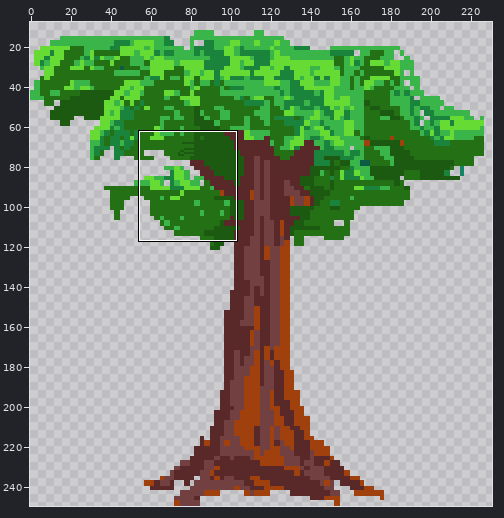
A sprite sheet gets an edit: sprites/spr_arvore1/f6946738-101f-4cab-99b6-7369f53740dd.png. Above, an overview of the earlier version with the close-up marked.
Close-up. As it was:
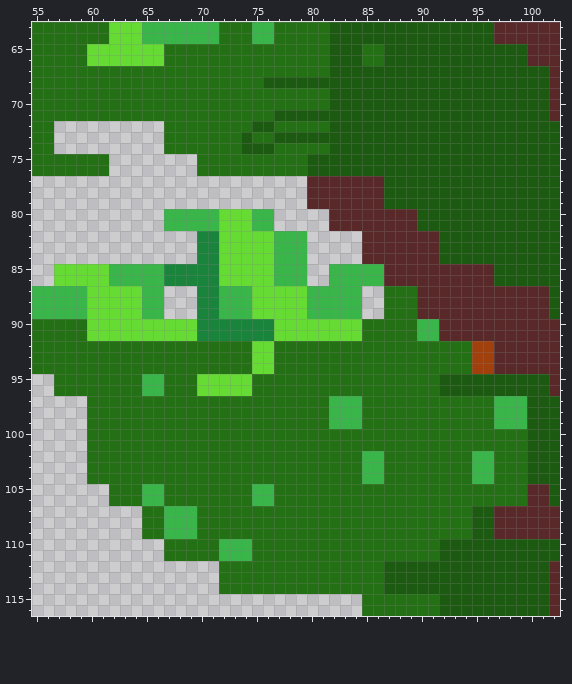
The file is 250x250 pixels. Shown: x 55..102, y 63..116. The wide view leaves out empty margins.
Now the later version:
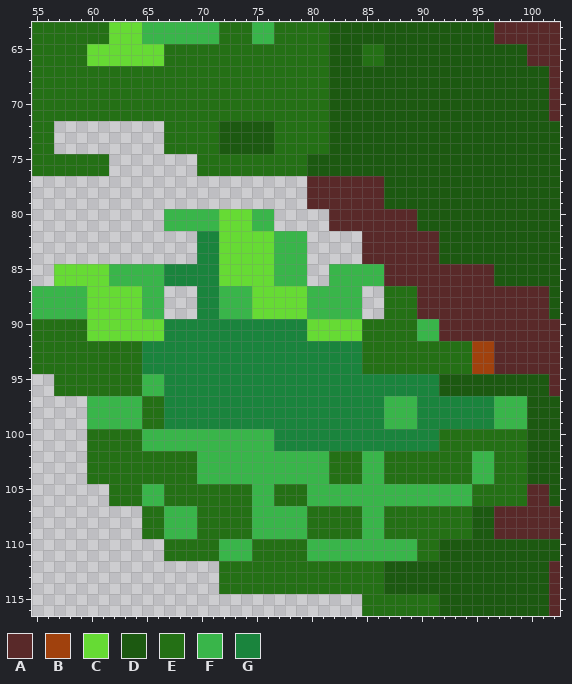
Palette (. is transparent): A #592929  B #a0410d  C #66db34  D #1c5911  E #247015  F #39b54a  G #1a843d
The exact change:
{"y":68,"x":76,"old":"DDDDDD","new":"EEEEEE"}
{"y":71,"x":77,"old":"DDDDD","new":"EEEEE"}
{"y":72,"x":72,"old":"EEE","new":"DDD"}
{"y":73,"x":72,"old":"EE","new":"DD"}
{"y":73,"x":75,"old":"EEDDDDD","new":"DDEEEEE"}
{"y":74,"x":72,"old":"EE","new":"DD"}
{"y":90,"x":67,"old":"CCC","new":"GGG"}
{"y":90,"x":77,"old":"CCC","new":"GGG"}
{"y":91,"x":67,"old":"CCC","new":"GGG"}
{"y":91,"x":77,"old":"CCC","new":"GGG"}
{"y":92,"x":65,"old":"EEEEEEEEEECCEEEEEEEE","new":"GGGGGGGGGGGGGGGGGGGG"}
{"y":93,"x":65,"old":"EEEEEEEEEECCEEEEEEEE","new":"GGGGGGGGGGGGGGGGGGGG"}
{"y":94,"x":65,"old":"EEEEEEEEEECCEEEEEEEE","new":"GGGGGGGGGGGGGGGGGGGG"}
{"y":95,"x":67,"old":"EEECCCCCEEEEEEEEEEEEEEEEE","new":"GGGGGGGGGGGGGGGGGGGGGGGGG"}
{"y":96,"x":67,"old":"EEECCCCCEEEEEEEEEEEEEEEEE","new":"GGGGGGGGGGGGGGGGGGGGGGGGG"}
{"y":97,"x":60,"old":"EEEEE","new":"FFFFF"}
{"y":97,"x":67,"old":"EEEEEEEEEEEEEEEFFFEEEEEEEEEEEE","new":"GGGGGGGGGGGGGGGGGGGGFFFGGGGGGG"}
{"y":98,"x":60,"old":"EEEEE","new":"FFFFF"}
{"y":98,"x":67,"old":"EEEEEEEEEEEEEEEFFFEEEEEEEEEEEE","new":"GGGGGGGGGGGGGGGGGGGGFFFGGGGGGG"}
{"y":99,"x":60,"old":"EEEEE","new":"FFFFF"}
{"y":99,"x":67,"old":"EEEEEEEEEEEEEEEFFFEEEEEEEEEEEE","new":"GGGGGGGGGGGGGGGGGGGGFFFGGGGGGG"}
{"y":100,"x":65,"old":"EEEEEEEEEEEEEEEEEEEEEEEEEEE","new":"FFFFFFFFFFFFGGGGGGGGGGGGGGG"}
{"y":101,"x":65,"old":"EEEEEEEEEEEEEEEEEEEEEEEEEEE","new":"FFFFFFFFFFFFGGGGGGGGGGGGGGG"}
{"y":102,"x":70,"old":"EEEEEEEEEEEE","new":"FFFFFFFFFFFF"}
{"y":103,"x":70,"old":"EEEEEEEEEEEE","new":"FFFFFFFFFFFF"}
{"y":104,"x":70,"old":"EEEEEEEEEEEE","new":"FFFFFFFFFFFF"}
{"y":105,"x":80,"old":"EEEEEEEEEEEEEEE","new":"FFFFFFFFFFFFFFF"}
{"y":106,"x":80,"old":"EEEEEEEEEEEEEEE","new":"FFFFFFFFFFFFFFF"}
{"y":107,"x":75,"old":"EEEEE","new":"FFFFF"}
{"y":107,"x":85,"old":"EE","new":"FF"}
{"y":108,"x":75,"old":"EEEEE","new":"FFFFF"}
{"y":108,"x":85,"old":"EE","new":"FF"}
{"y":109,"x":75,"old":"EEEEE","new":"FFFFF"}
{"y":109,"x":85,"old":"EE","new":"FF"}
{"y":110,"x":80,"old":"EEEEEEEEEE","new":"FFFFFFFFFF"}
{"y":111,"x":80,"old":"EEEEEEEEEE","new":"FFFFFFFFFF"}
